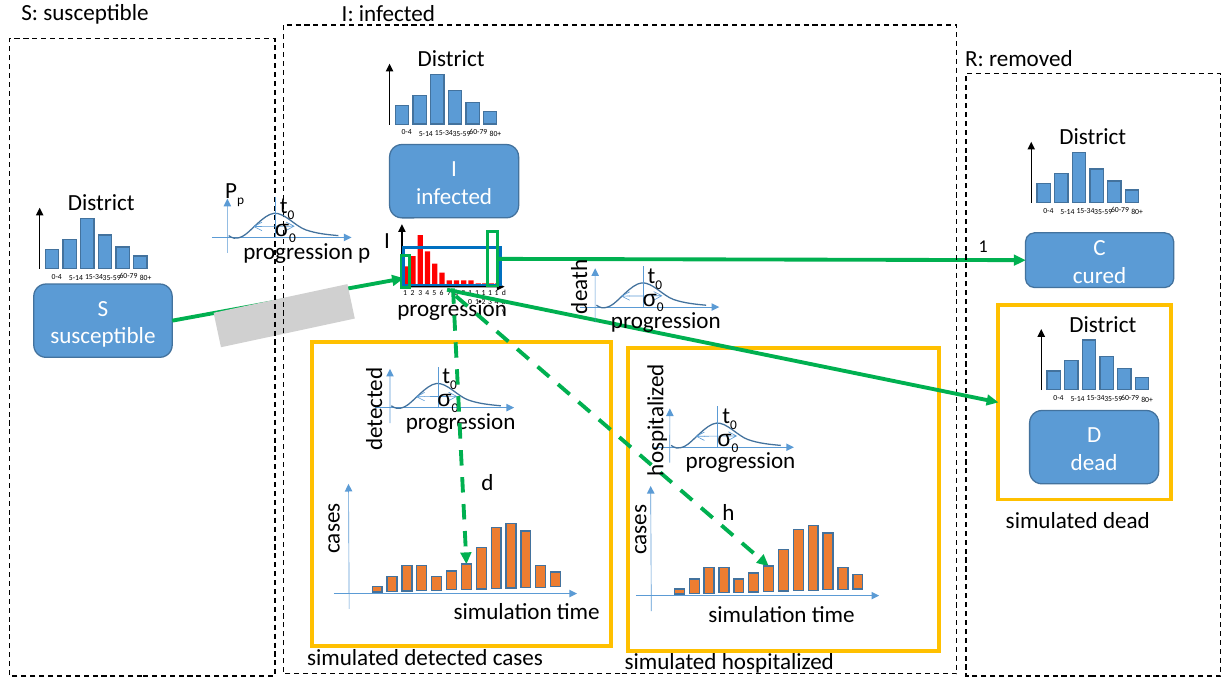
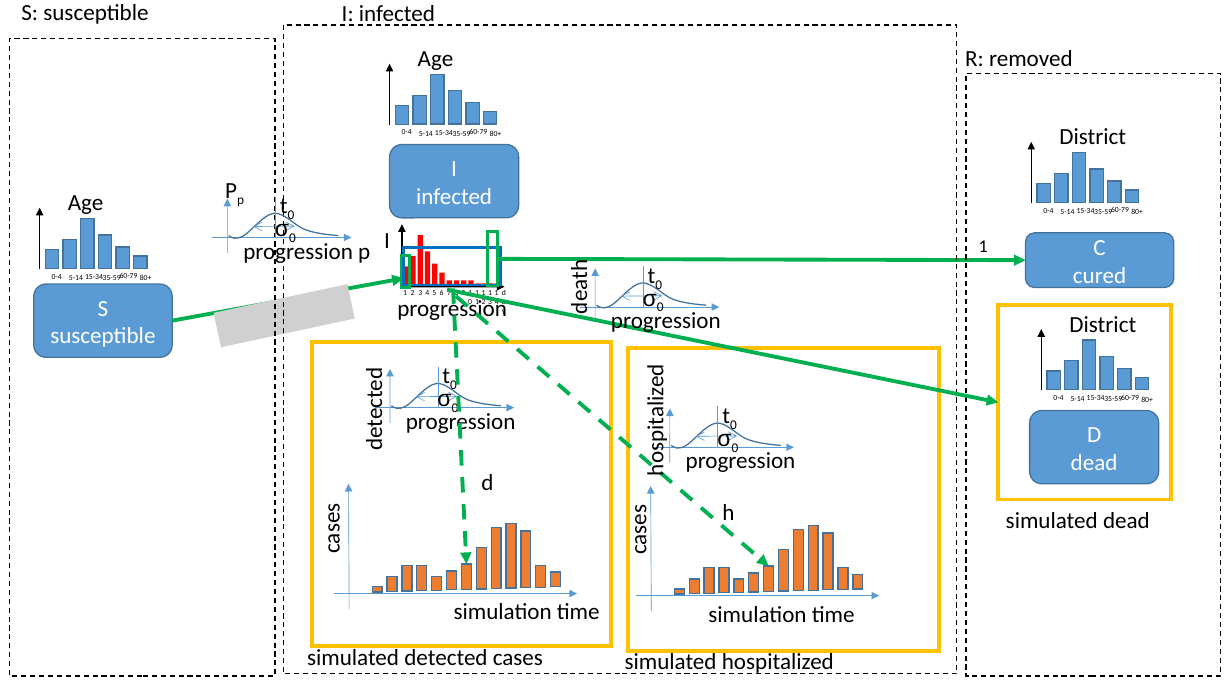
Before and after one commit to RainerHeintzmann/StateModeling, a slide deck: slide 3 of CORONA_Model2.pptx. Drawn at 1232x693 pixels with LibreOffice and Linux fonts; fonts in the diff are those of the drawing; grey boxes stand for pictures. Boxes give left, top, right and bottom in pixels: in the first picture for what was removed or moved away, otherwise in the second. Text is boxed around its words. In the diff, an @@ line names an element or a change of style, - is before the commit and + after.

```diff
--- a/CORONA_Model2.pptx
+++ b/CORONA_Model2.pptx
@@ text at (418,51,454,70): text changed @@
-District
+Age
@@ text at (68,195,104,214): text changed @@
-District
+Age
```
Also in this commit, not shown: 5 other files.
